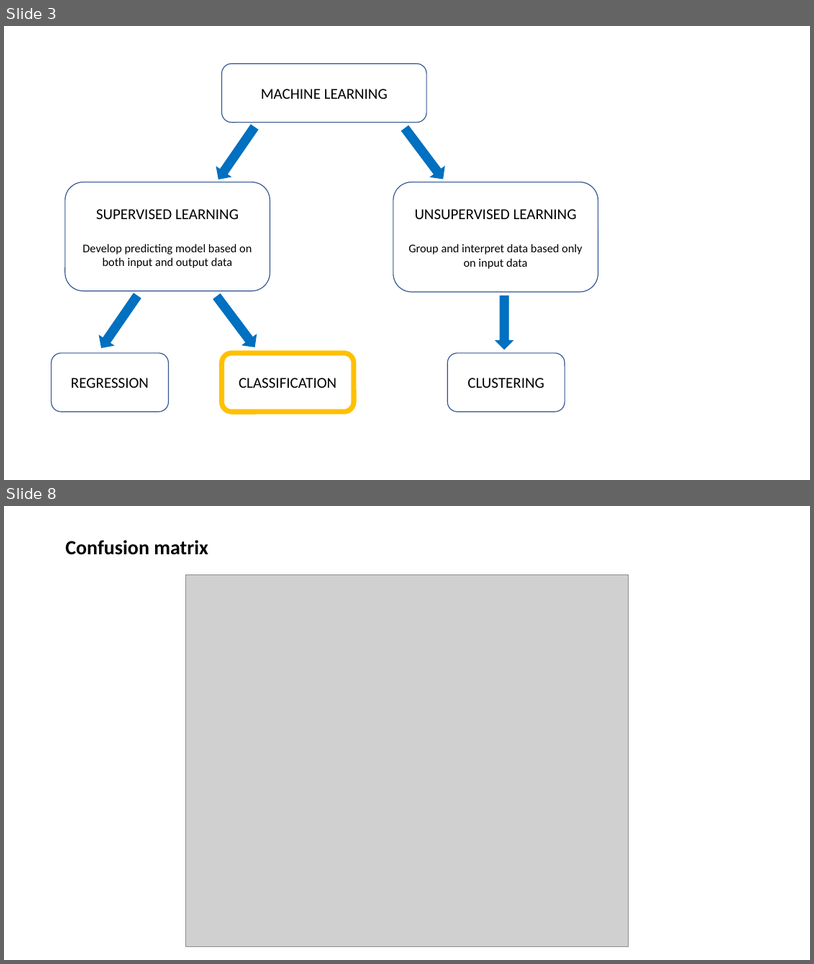
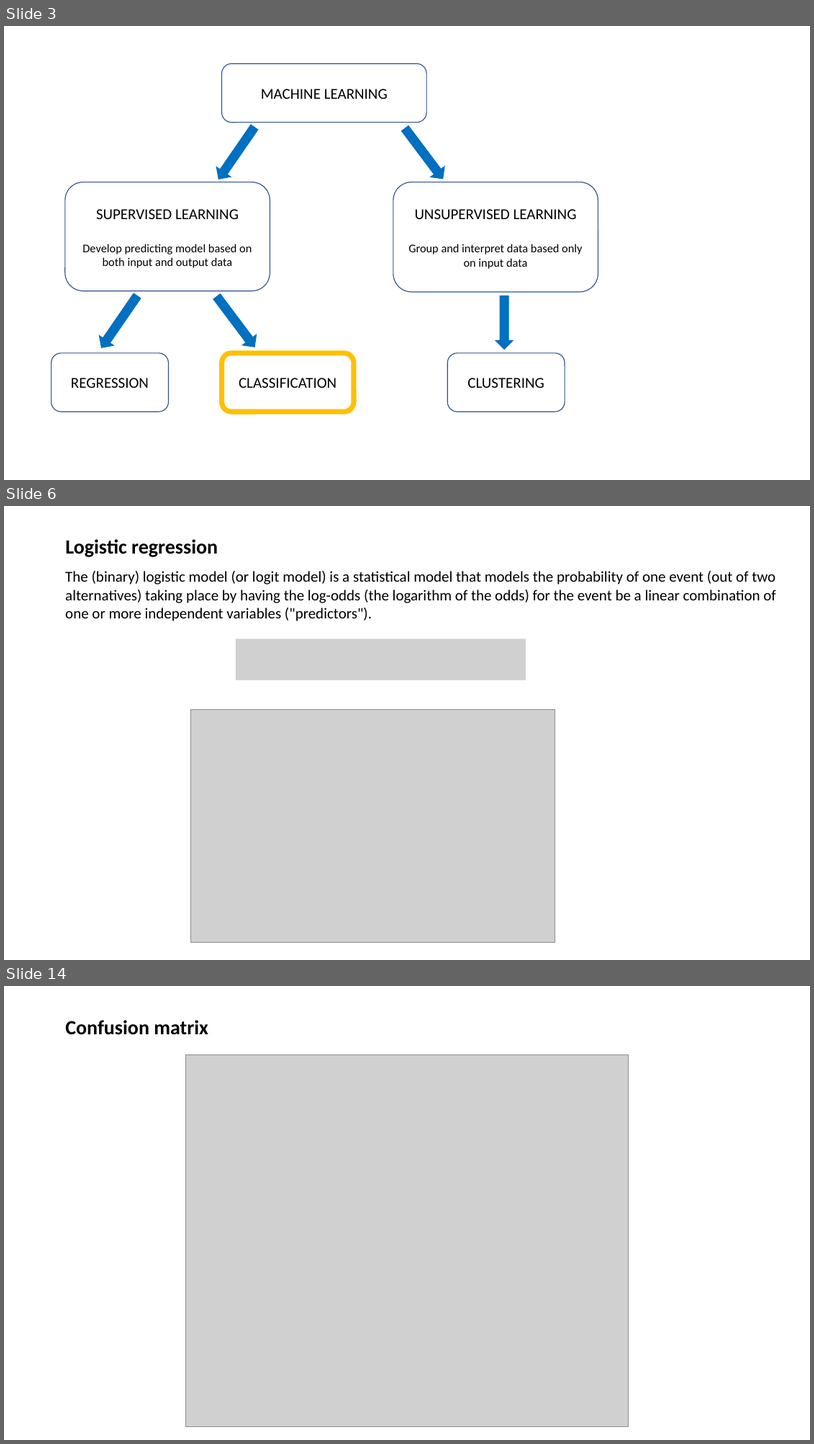
Before and after one commit to MarcoCalbucci/DataAnalytics, a slide deck: PredictiveModeling/Classification/Classification.pptx. Shown one above the other, each under a label of ours: slides 3 and 8 before the commit, slides 3, 6 and 14 after it; the slides between them are not shown. The pictures are 814x964 and 814x1444 pixels, drawn with LibreOffice and Linux fonts; fonts in the diff are those of the drawing; grey boxes stand for pictures. Boxes give left, top, right and bottom in pixels: in the first picture for what was removed or moved away, otherwise in the second. Text is boxed around its words. In the diff, an @@ line names an element or a change of style, - is before the commit and + after.

Commit message:
Classification.pptx: aggiunta teoria modelli classificazione

```diff
--- a/PredictiveModeling/Classification/Classification.pptx
+++ b/PredictiveModeling/Classification/Classification.pptx
@@ slide 6 added at [4,506,810,960], background #FFFFFF @@
@@ title added at [65,539,218,557], 24 pt, text #000000, bold @@
+Logistic regression
@@ text added at [65,571,776,621], 18 pt, text #000000 @@
+The (binary) logistic model (or logit model) is a statistical model that models the probability of one event (out of two alternatives) taking place by having the log-odds (the logarithm of the odds) for the event be a linear combination of one or more independent variables ("predictors").
@@ picture added at [236,639,526,680] @@
@@ picture added at [191,710,555,943] @@
@@ picture added at [252,741,373,777] @@
@@ what was slide 8 is now slide 14 @@
```
Also in this commit, not shown: 6 slides changed, 7 other slides added, 1 slide removed.
